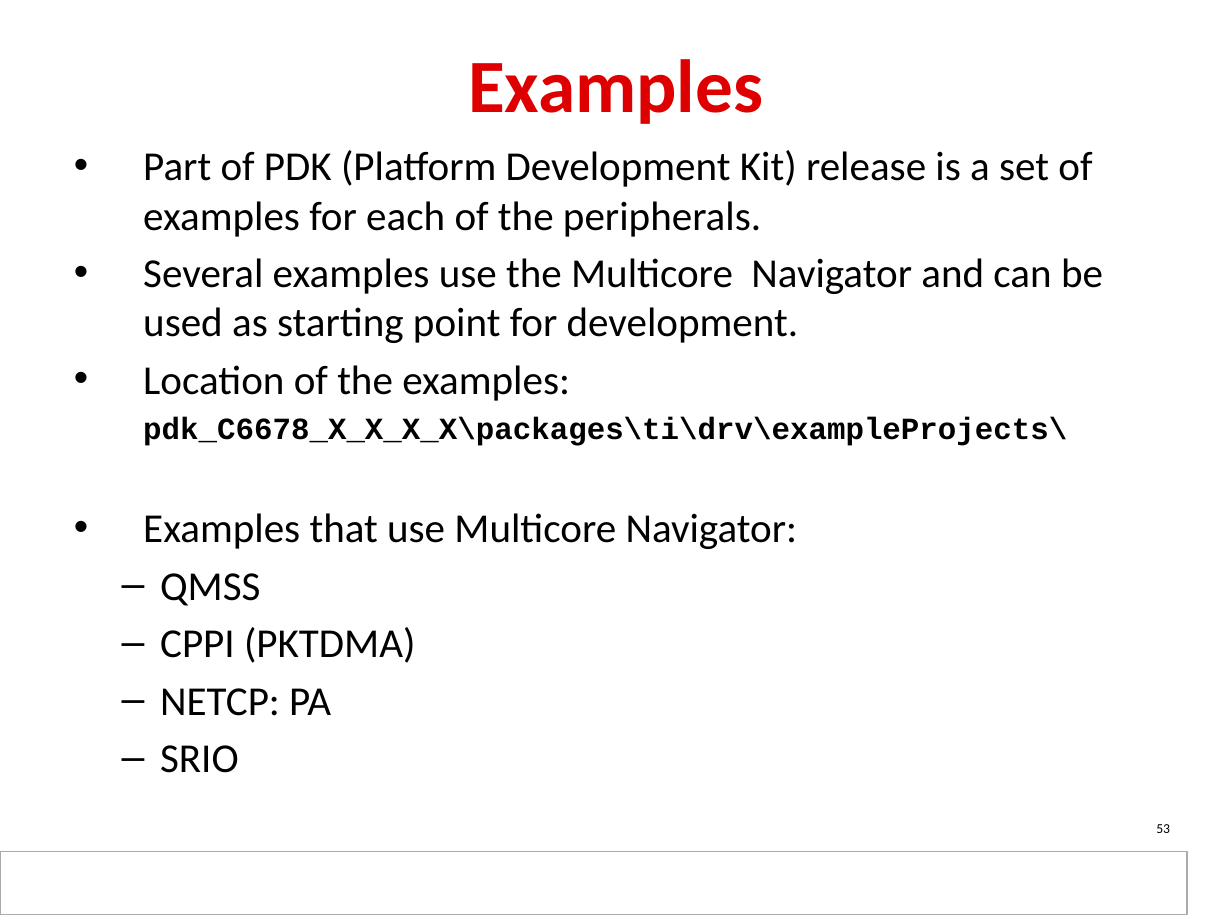
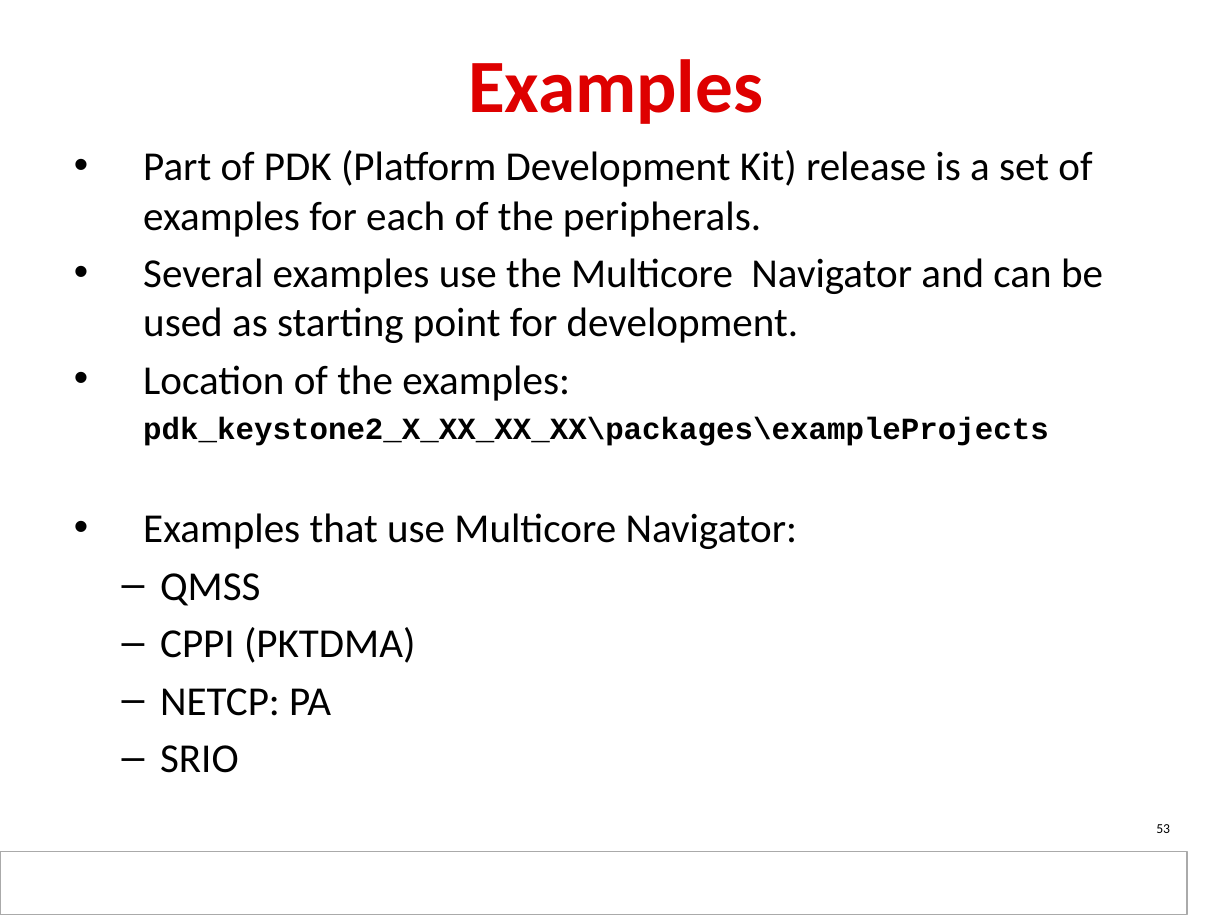
Before and after one commit to hari1989/keystone-workshop, a slide deck: slide 53 of slides/KeyStone Multicore Navigator.pptx. Drawn at 1232x924 pixels with LibreOffice and Linux fonts; fonts in the diff are those of the drawing; background and template pictures are left out. Boxes give left, top, right and bottom in pixels: in the first picture for what was removed or moved away, otherwise in the second. Text is boxed around its words. In the diff, an @@ line names an element or a change of style, - is before the commit and + after.

```diff
--- a/slides/KeyStone Multicore Navigator.pptx
+++ b/slides/KeyStone Multicore Navigator.pptx
@@ text at bbox=[143, 417, 1049, 446]: text changed @@
-pdk_C6678_X_X_X_X\packages\ti\drv\exampleProjects\
+pdk_keystone2_X_XX_XX_XX\packages\exampleProjects
```
Also in this commit, not shown: 1 other slide changed.
